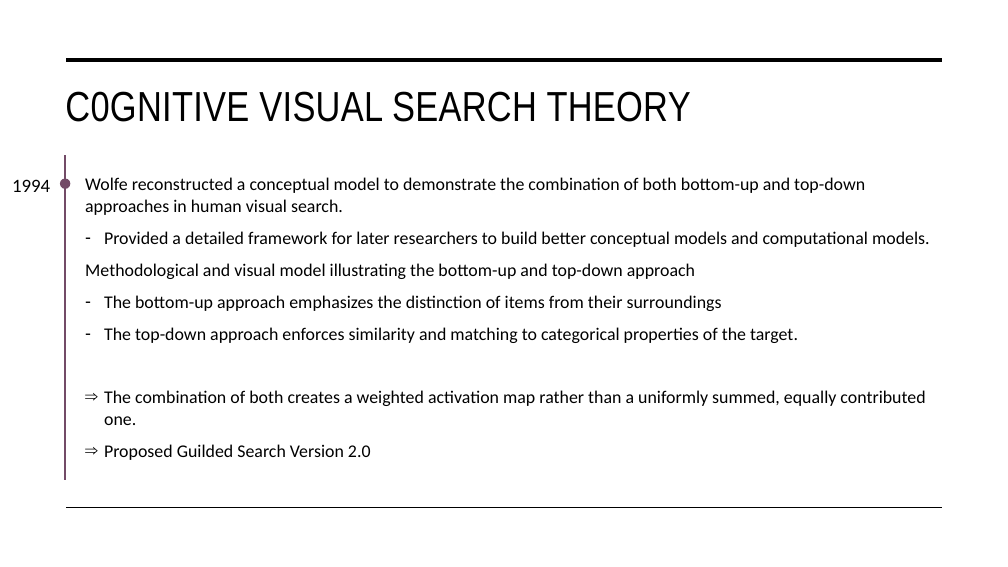
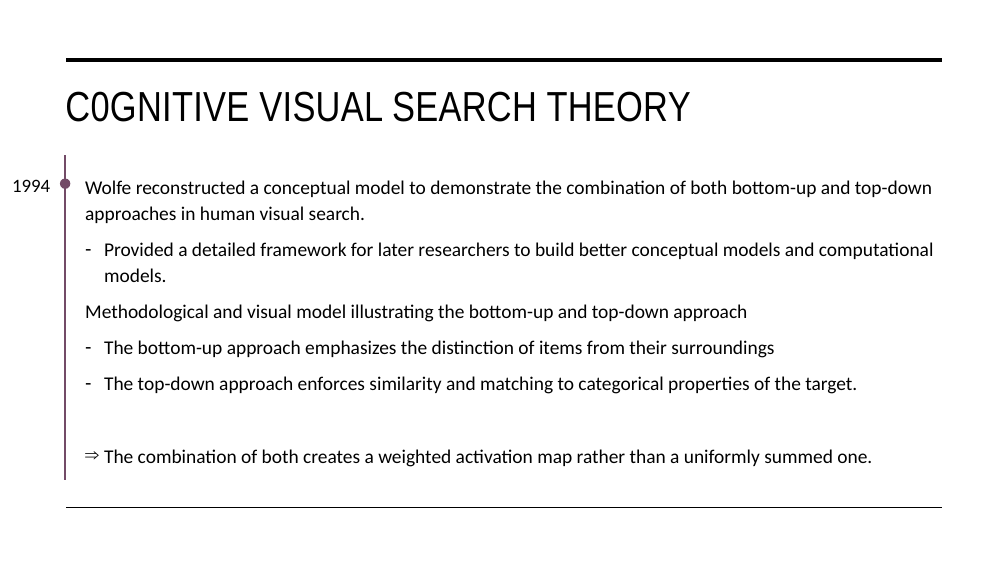
Before and after one commit to tuanisworkingonsomeprojects/TCT-visual-search, a slide deck: slide 11 of Presentation/FYP_NguyenTuan_Presentation.pptx. Drawn at 1008x567 pixels with LibreOffice and Linux fonts; fonts in the diff are those of the drawing. Boxes give left, top, right and bottom in pixels: in the first picture for what was removed or moved away, otherwise in the second. Text is boxed around its words. In the diff, an @@ line names an element or a change of style, - is before the commit and + after.

```diff
--- a/Presentation/FYP_NguyenTuan_Presentation.pptx
+++ b/Presentation/FYP_NguyenTuan_Presentation.pptx
@@ text at (x1=85, y1=180, x2=934, y2=394): size 17 to 18.5 pt in "Wolfe reconstructed a conceptual model to demonstrate ...", "Provided a detailed framework for later researchers ...", "Methodological and visual model illustrating the bottom-up ...", "The bottom-up approach emphasizes the distinction of ..." and 1 more places; line spacing 1 to 1.1 @@
@@ text at (x1=104, y1=449, x2=872, y2=467): text changed; size 17 to 18.5 pt @@
-⇒ The combination of both creates a weighted activation map rather than a uniformly summed, equally contributed one.
-⇒ Proposed Guilded Search Version 2.0
+⇒ The combination of both creates a weighted activation map rather than a uniformly summed one.
```
Also in this commit, not shown: 5 other slides changed.
